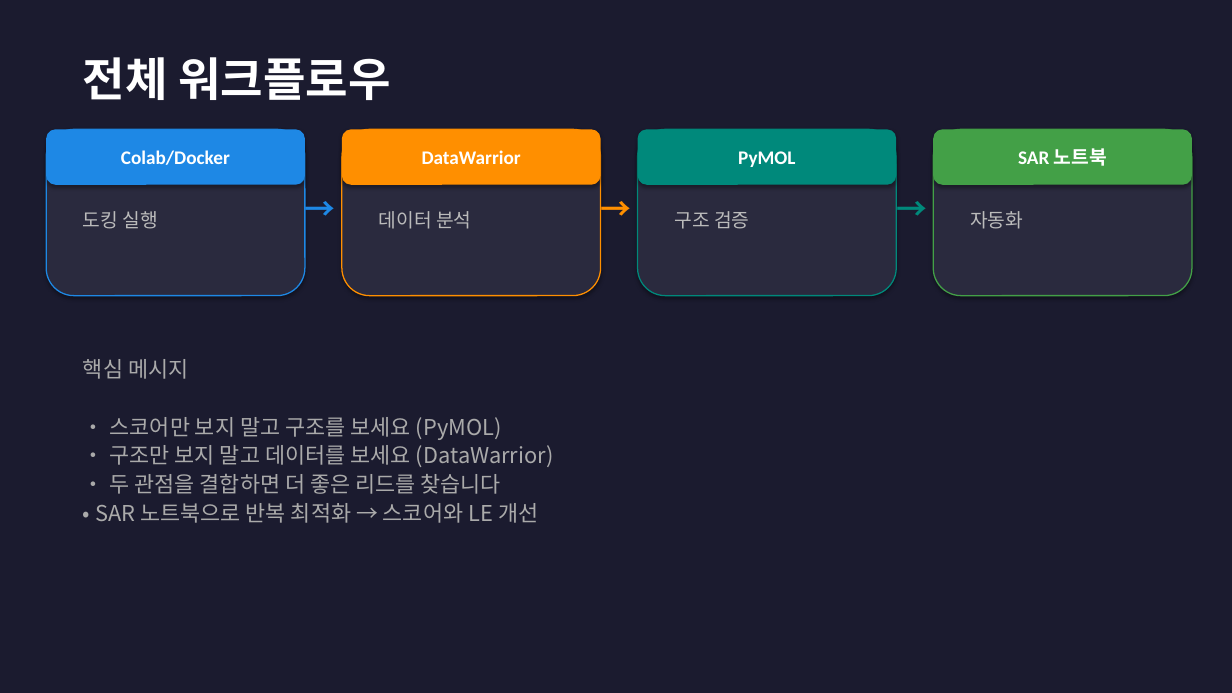
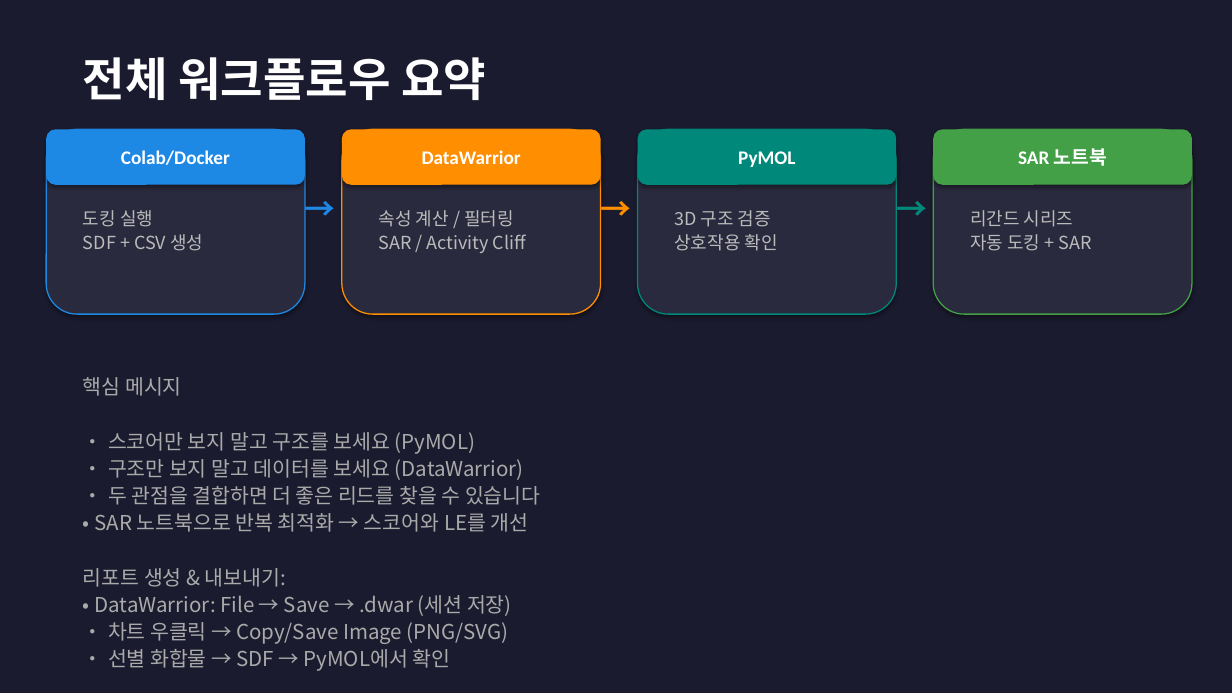
Before and after one commit to fourmodern/molecular_docking_tutorial, a slide deck: slide 12 of DataWarrior_Tutorial.pptx (slide 7 before the commit). Drawn at 1232x693 pixels with LibreOffice and Linux fonts; fonts in the diff are those of the drawing. Boxes give left, top, right and bottom in pixels: in the first picture for what was removed or moved away, otherwise in the second. Text is boxed around its words. In the diff, an @@ line names an element or a change of style, - is before the commit and + after.

```diff
--- a/DataWarrior_Tutorial.pptx
+++ b/DataWarrior_Tutorial.pptx
@@ text at box(83, 57, 486, 100): text changed @@
-전체 워크플로우
+전체 워크플로우 요약
@@ rounded rectangle: place and size @@
-rounded rectangle at box(46, 129, 305, 296)
+rounded rectangle at box(46, 129, 305, 314)
@@ rounded rectangle: place and size @@
-rounded rectangle at box(342, 129, 601, 296)
+rounded rectangle at box(342, 129, 601, 314)
@@ rounded rectangle: place and size @@
-rounded rectangle at box(638, 129, 897, 296)
+rounded rectangle at box(638, 129, 897, 314)
@@ rounded rectangle: place and size @@
-rounded rectangle at box(933, 129, 1192, 296)
+rounded rectangle at box(933, 129, 1192, 314)
@@ text at box(83, 234, 203, 251): paragraph added @@
+SDF + CSV 생성
@@ text at box(83, 210, 153, 227): size 15 to 14 pt in "도킹 실행" @@
@@ text at box(379, 210, 526, 253): text changed; size 15 to 14 pt @@
-데이터 분석
+속성 계산 / 필터링
+SAR / Activity Cliff
@@ text at box(674, 210, 778, 251): text changed; size 15 to 14 pt @@
-구조 검증
+3D 구조 검증
+상호작용 확인
@@ text at box(970, 210, 1091, 251): text changed; size 15 to 14 pt @@
-자동화
+리간드 시리즈
+자동 도킹 + SAR
@@ text "핵심 메시지": place and size @@
-text "핵심 메시지" at box(83, 359, 553, 523)
+text "핵심 메시지" at box(83, 377, 540, 644)
@@ text at box(83, 377, 524, 480): size 17 to 16 pt in "핵심 메시지", "• 스코어만 보지 말고 구조를 보세요 (PyMOL)", "• 구조만 보지 말고 데이터를 보세요 (DataWarrior)" @@
@@ text at box(83, 486, 540, 644): text changed; size 17 to 16 pt @@
-• 두 관점을 결합하면 더 좋은 리드를 찾습니다
-• SAR 노트북으로 반복 최적화 → 스코어와 LE 개선
+• 두 관점을 결합하면 더 좋은 리드를 찾을 수 있습니다
+• SAR 노트북으로 반복 최적화 → 스코어와 LE를 개선
+리포트 생성 & 내보내기:
+• DataWarrior: File → Save → .dwar (세션 저장)
+• 차트 우클릭 → Copy/Save Image (PNG/SVG)
+• 선별 화합물 → SDF → PyMOL에서 확인
```
Also in this commit, not shown: 5 other slides changed, 6 slides added, 1 slide removed, 2 other files.
